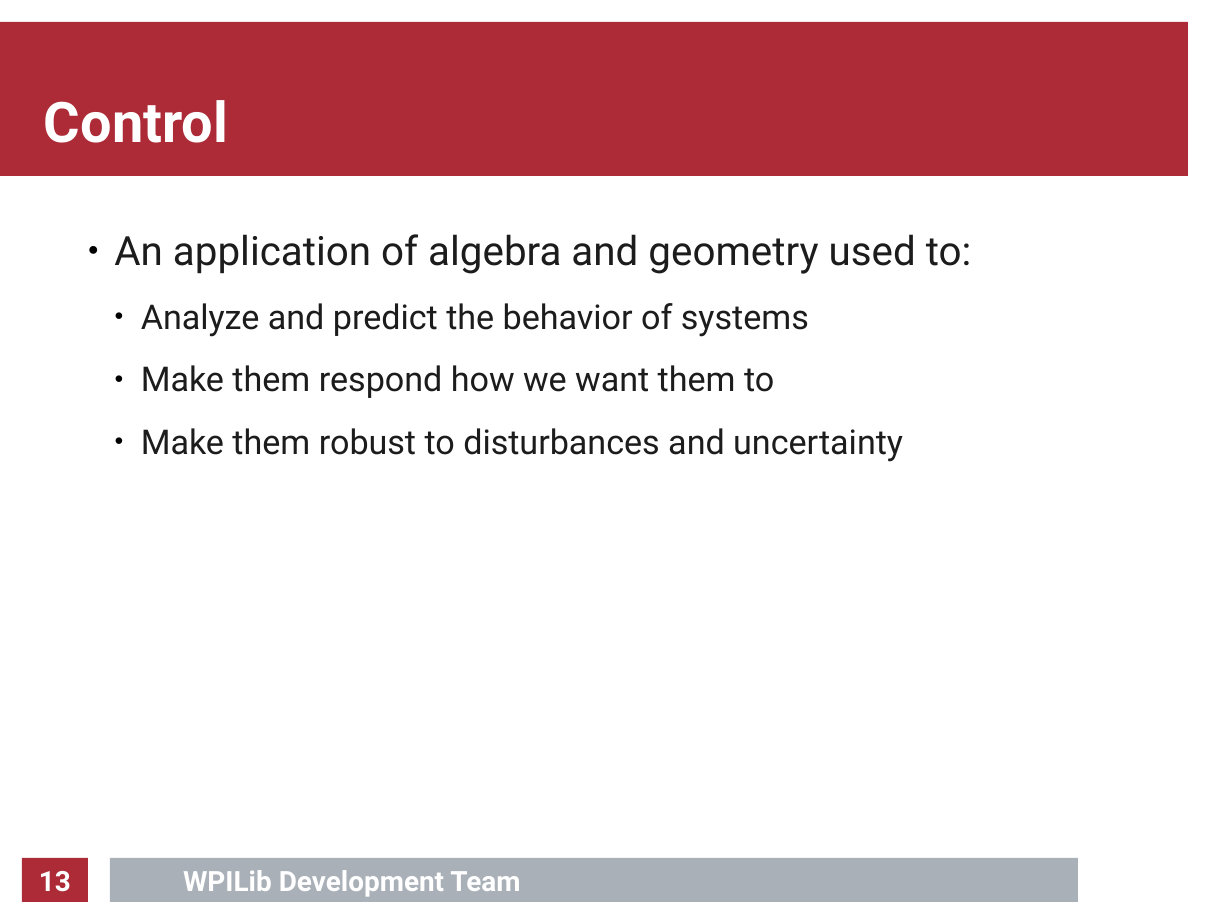
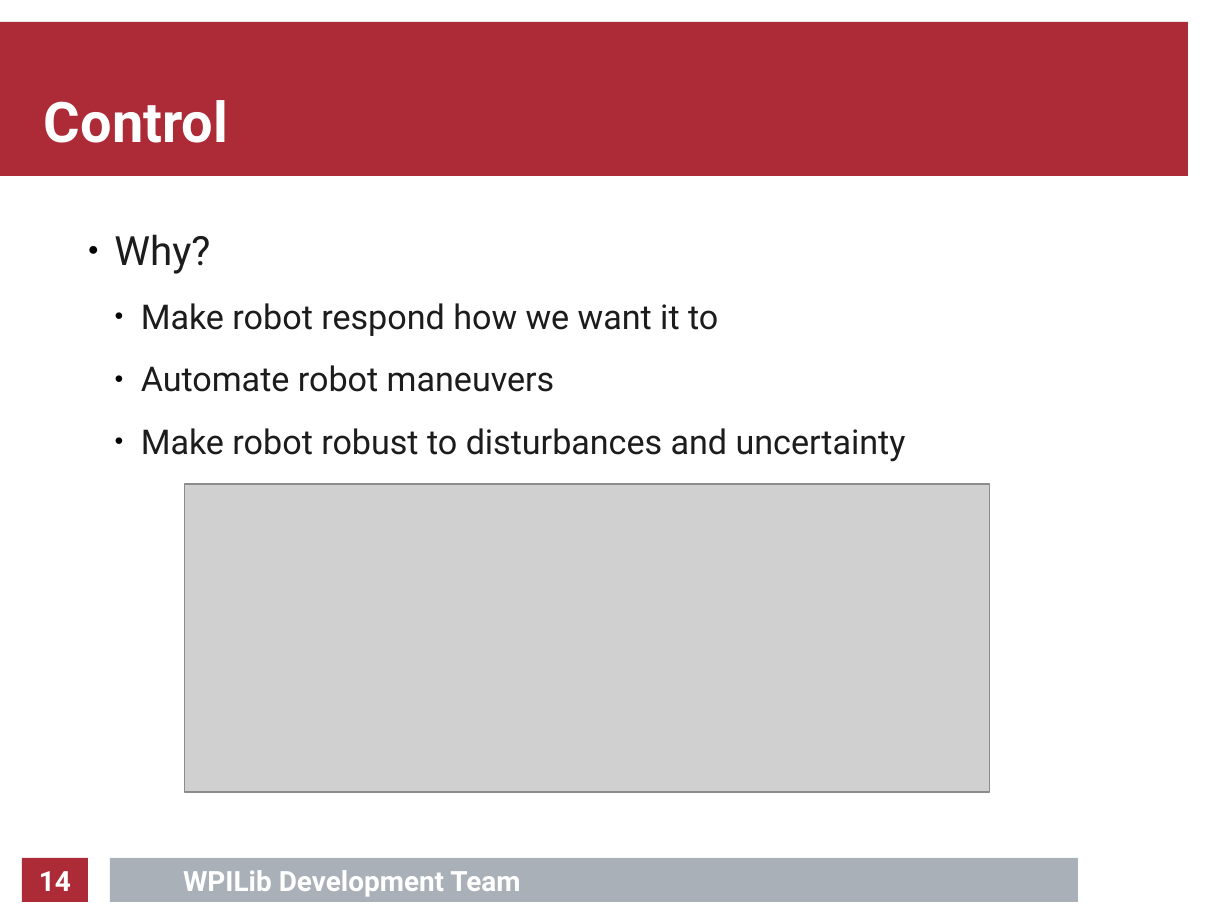
Before and after one commit to calcmogul/auton-driving-presentation, a slide deck: slide 14 of presentation/presentation.odp (slide 13 before the commit). Drawn at 1232x924 pixels with LibreOffice and Linux fonts; fonts in the diff are those of the drawing; grey boxes stand for pictures; background and template pictures are left out. Boxes give left, top, right and bottom in pixels: in the first picture for what was removed or moved away, otherwise in the second. Text is boxed around its words. In the diff, an @@ line names an element or a change of style, - is before the commit and + after.

```diff
--- a/presentation/presentation.odp
+++ b/presentation/presentation.odp
@@ text at (114,234,906,462): text changed @@
-● An application of algebra and geometry used to:
-  ● Analyze and predict the behavior of systems
-  ● Make them respond how we want them to
-  ● Make them robust to disturbances and uncertainty
+● Why?
+  ● Make robot respond how we want it to
+  ● Automate robot maneuvers
+  ● Make robot robust to disturbances and uncertainty
@@ picture added at (184,484,991,793) @@
@@ picture added at (269,550,902,793) @@
@@ picture added at (309,579,865,792) @@
@@ page number at (39,871,71,891): text changed @@
-13
+14
```
Also in this commit, not shown: 9 other slides changed, 1 slide added, 6 other files.
